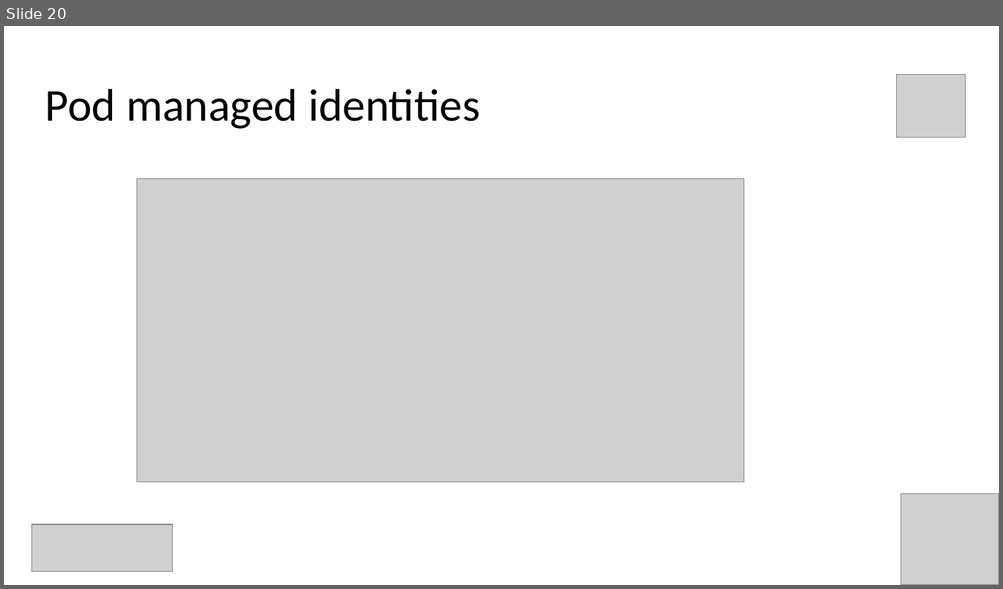
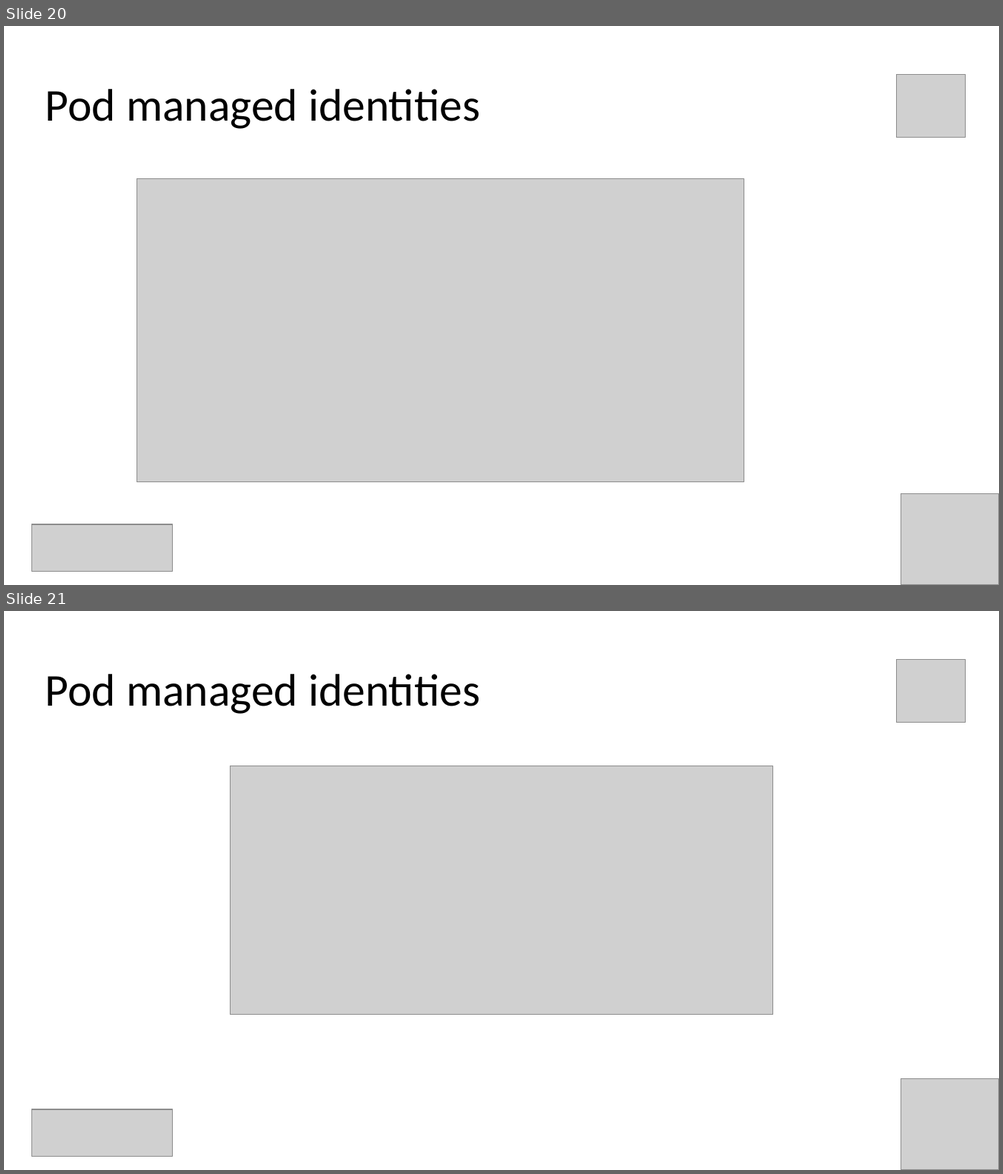
Before and after one commit to evgenyb/aks-workshops, a slide deck: 02-aks-advanced-configuration/slides/Advanced AKS Configuration.pptx. Shown one above the other, each under a label of ours: slide 20 before the commit, slides 20 and 21 after it. The pictures are 1003x589 and 1003x1174 pixels, drawn with LibreOffice and Linux fonts; fonts in the diff are those of the drawing; grey boxes stand for pictures. Boxes give left, top, right and bottom in pixels: in the first picture for what was removed or moved away, otherwise in the second. Text is boxed around its words. In the diff, an @@ line names an element or a change of style, - is before the commit and + after.

```diff
--- a/02-aks-advanced-configuration/slides/Advanced AKS Configuration.pptx
+++ b/02-aks-advanced-configuration/slides/Advanced AKS Configuration.pptx
@@ slide 21 added at [4,611,999,1170], background #FFFFFF @@
@@ title added at [45,674,480,714], 44 pt, text #000000 @@
+Pod managed identities
@@ picture added at [896,660,965,723] @@
@@ picture added at [230,766,774,1014] @@
@@ picture added at [901,1079,999,1170] @@
@@ picture added at [32,1111,173,1157] @@
```
Also in this commit, not shown: 1 slide changed, 2 other files.
